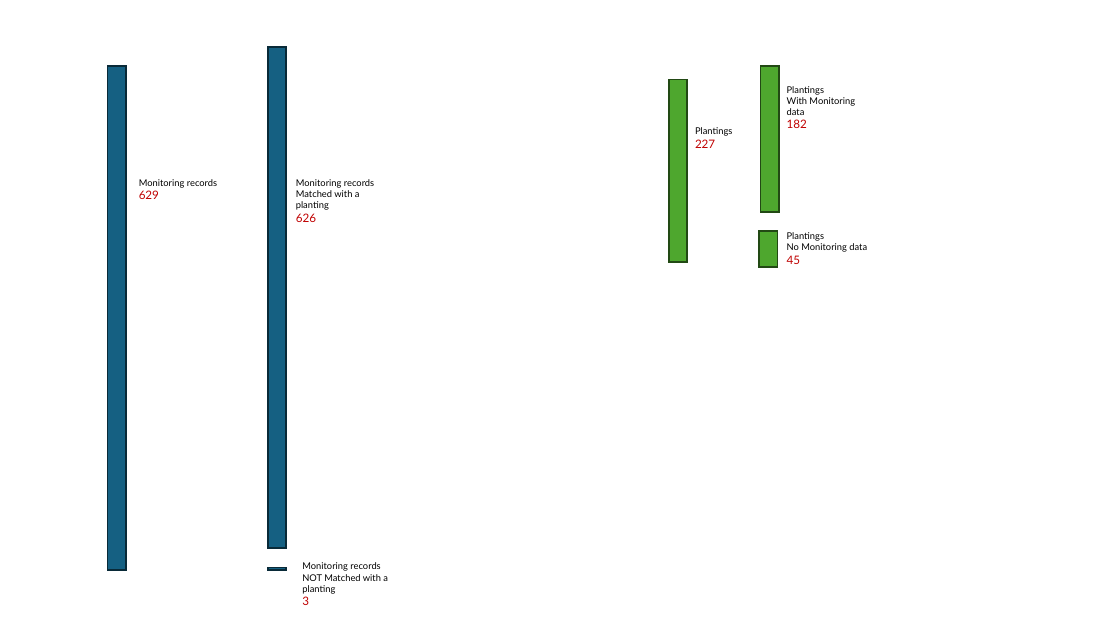
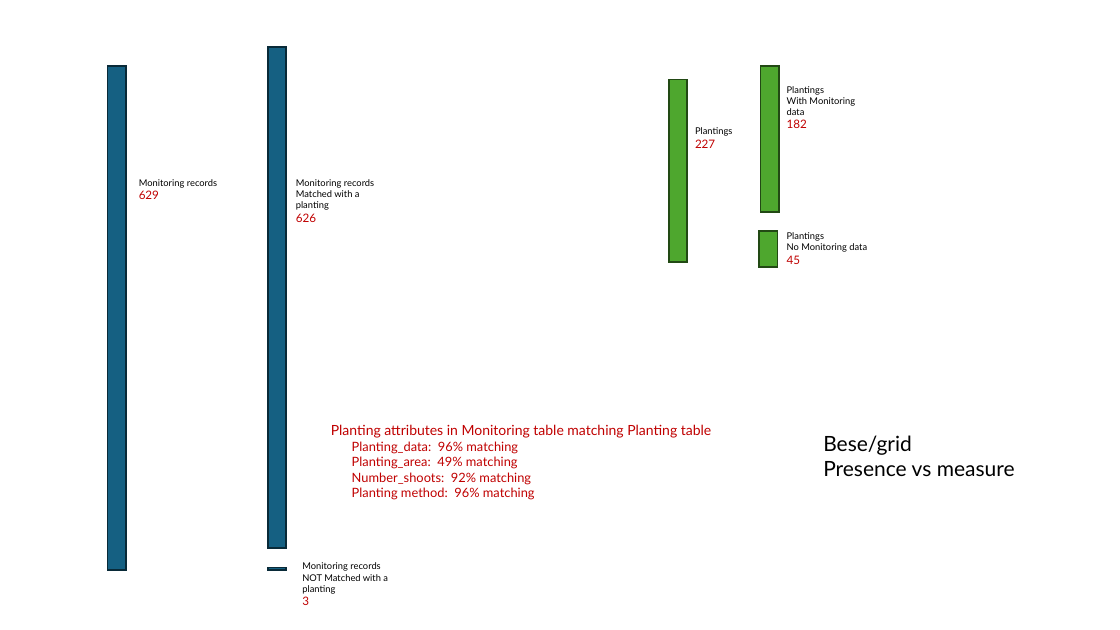
Before and after one commit to WA-Nearshore/seagrass-restoration-processing, a slide deck: slide 16 of docs/seagrass_restoration_storymap_notes.pptx. Drawn at 1120x630 pixels with LibreOffice and Linux fonts; fonts in the diff are those of the drawing. Boxes give left, top, right and bottom in pixels: in the first picture for what was removed or moved away, otherwise in the second. Text is boxed around its words. In the diff, an @@ line names an element or a change of style, - is before the commit and + after.

Commit message:
Working on a viable planting_name variable for plantings table.

```diff
--- a/docs/seagrass_restoration_storymap_notes.pptx
+++ b/docs/seagrass_restoration_storymap_notes.pptx
@@ text added at <box>331,424,711,500</box>, 11 pt, text #C00000 @@
+Planting attributes in Monitoring table matching Planting table
+Planting_data: 96% matching
+Planting_area: 49% matching
+Number_shoots: 92% matching
+Planting method: 96% matching
@@ text added at <box>823,435,1015,476</box>, 18 pt, text #000000 @@
+Bese/grid
+Presence vs measure
```
Also in this commit, not shown: 1 slide added, 1 slide removed, 9 other files.
